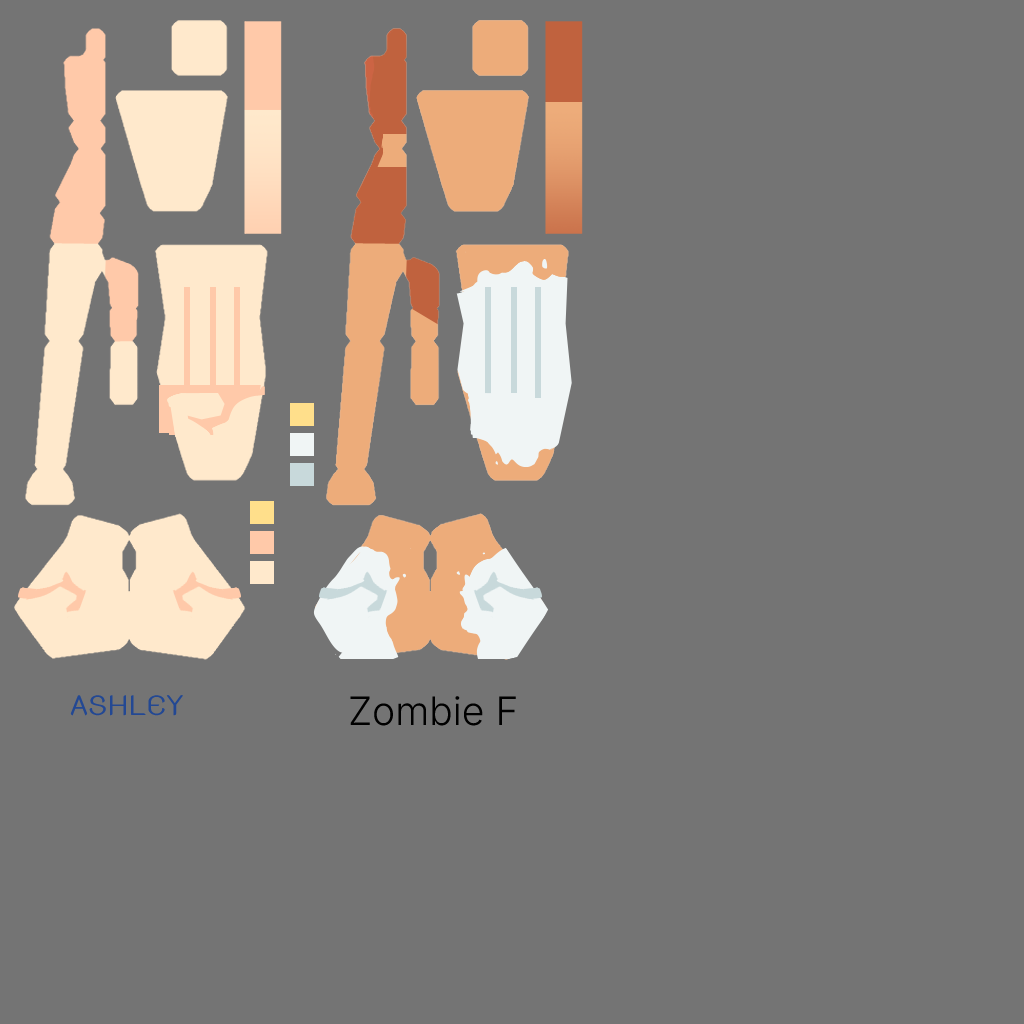
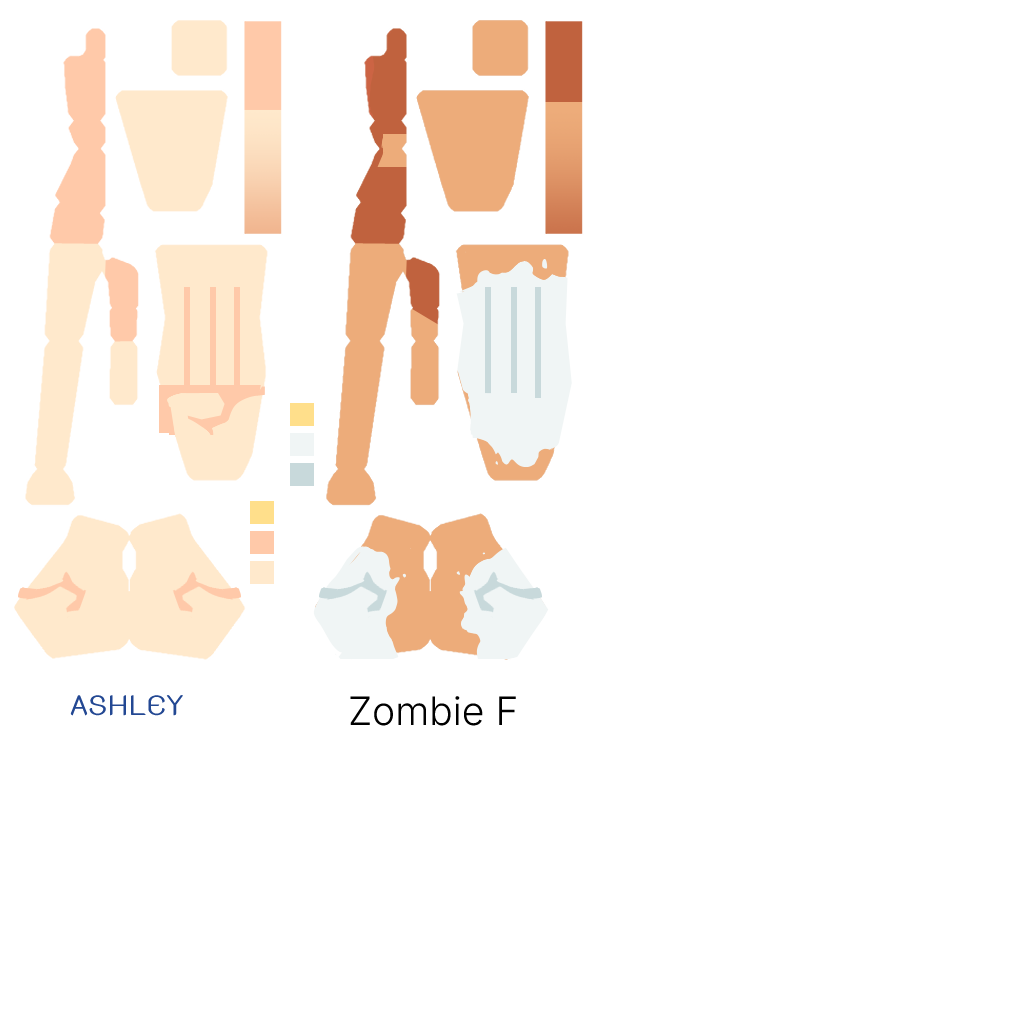
Before/after of a 1024 x 1024 layered artwork. What changed in the layer stack:
painted on "Layer 6 Copy" over [223, 110, 295, 296]
hid "Layer 1" over [0, 0, 1024, 1024]
